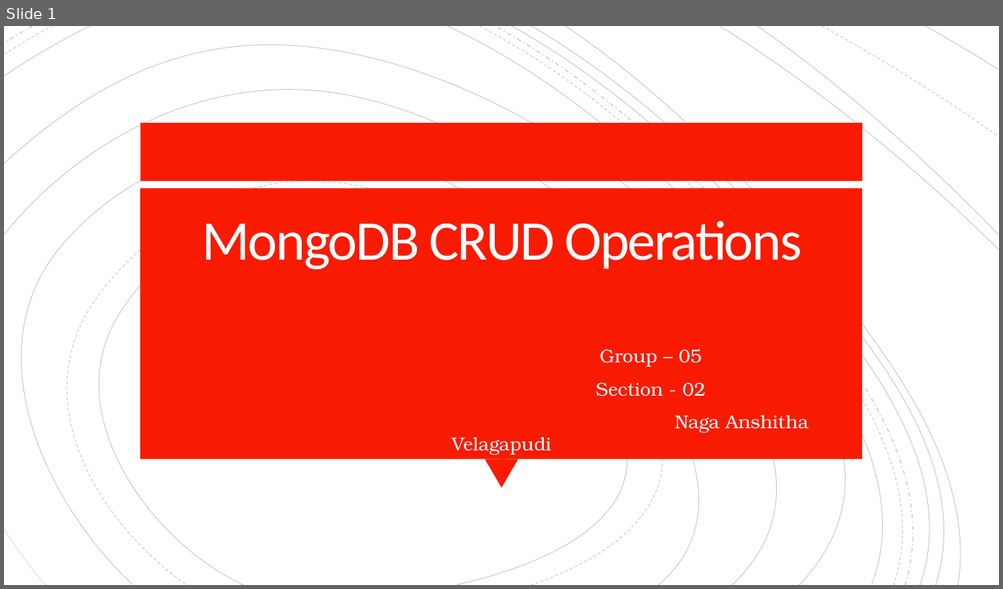
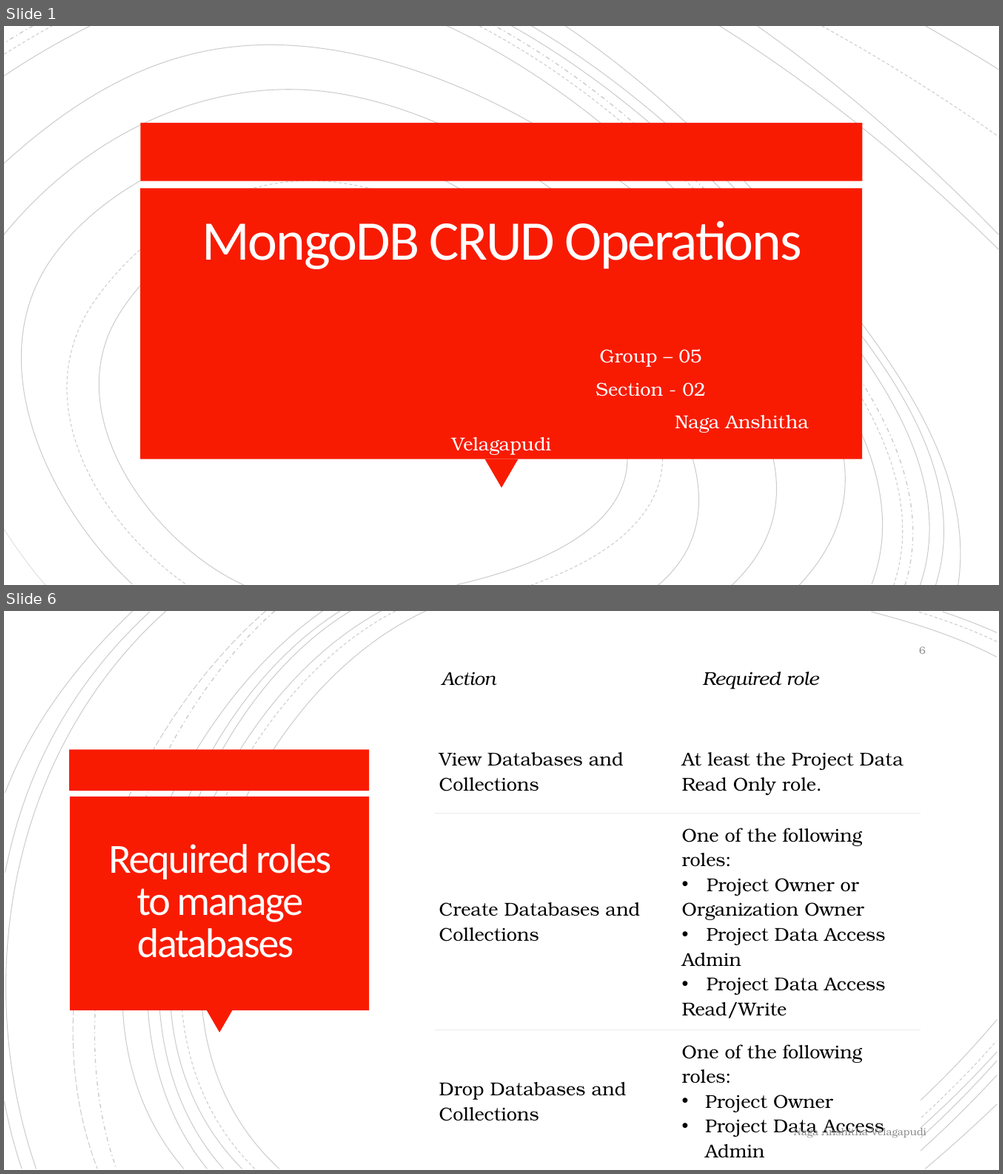
Before and after one commit to anshithavelagapudi/MongoDb-Project, a slide deck: CRUD Operations/MongoDB CRUD Operations.pptx. Shown one above the other, each under a label of ours: slide 1 before the commit, slides 1 and 6 after it; the slides between them are not shown. The pictures are 1003x589 and 1003x1174 pixels, drawn with LibreOffice and Linux fonts; fonts in the diff are those of the drawing. Boxes give left, top, right and bottom in pixels: in the first picture for what was removed or moved away, otherwise in the second. Text is boxed around its words. In the diff, an @@ line names an element or a change of style, - is before the commit and + after.

```diff
--- a/CRUD Operations/MongoDB CRUD Operations.pptx
+++ b/CRUD Operations/MongoDB CRUD Operations.pptx
@@ slide 6 added at box(4, 611, 999, 1170), background #FFFFFF @@
@@ group added at box(4, 611, 997, 1170): 21 freeform shapes @@
@@ page number added at box(919, 647, 925, 654), 10 pt, text #8C8C8C @@
+6
@@ text added at box(441, 672, 819, 689), 18 pt, text #000000, italic @@
+Action Required role
@@ table added at box(435, 729, 920, 1162), 3 rows, 2 columns @@
+View Databases and Collections | At least the Project Data Read Only role.
+Create Databases and Collections | One of the following roles: / Project Owner or Organization Owner / Project Data Access Admin / Project Data Access Read/Write
+Drop Databases and Collections | One of the following roles: / Project Owner / Project Data Access Admin
@@ rectangle added at box(70, 750, 370, 791), fill #F81B02 @@
@@ rectangle added at box(70, 797, 369, 1011), fill #F81B02 @@
@@ title added at box(108, 844, 331, 958), 40 pt, text #FFFEFF @@
+Required roles to manage databases
@@ triangle added at box(206, 1011, 233, 1034), fill #F81B02 @@
@@ text added at box(794, 1126, 926, 1139), 10 pt, text #8C8C8C @@
+Naga Anshitha Velagapudi
```
Also in this commit, not shown: 2 slides changed, 10 other slides added, 9 slides removed, 4 other files.
